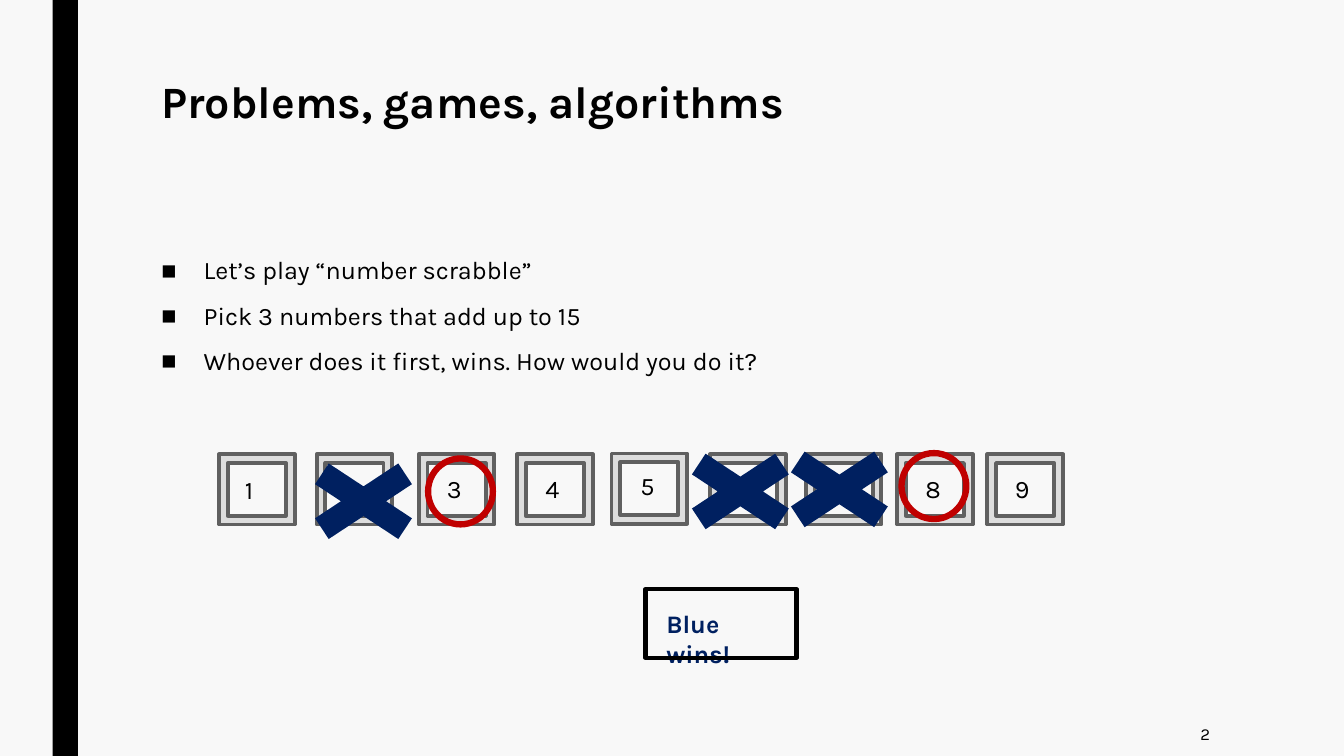
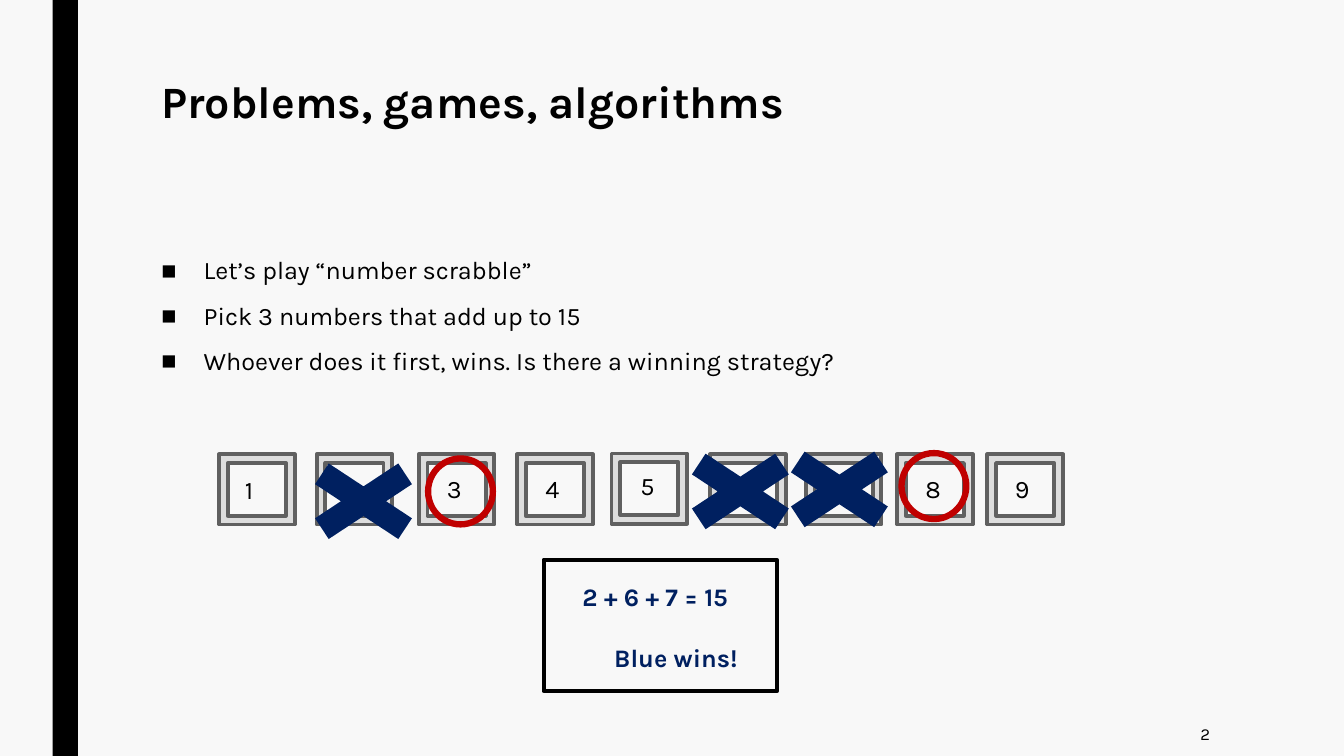
Before and after one commit to jurtasun/presentations, a slide deck: slide 3 of 202306_LMS_Complexity/230619_LMS_Complexity.ppt. Drawn at 1344x756 pixels with LibreOffice and Linux fonts; fonts in the diff are those of the drawing. Boxes give left, top, right and bottom in pixels: in the first picture for what was removed or moved away, otherwise in the second. Text is boxed around its words. In the diff, an @@ line names an element or a change of style, - is before the commit and + after.

```diff
--- a/202306_LMS_Complexity/230619_LMS_Complexity.ppt
+++ b/202306_LMS_Complexity/230619_LMS_Complexity.ppt
@@ text at [204, 352, 834, 376]: text changed @@
-■ Whoever does it first, wins. How would you do it?
+■ Whoever does it first, wins. Is there a winning strategy?
@@ rectangle: place and size @@
-rectangle at [645, 589, 797, 657]
+rectangle at [543, 560, 776, 691]
@@ text "2 + 6 + 7 ...": place and size @@
-text "2 + 6 + 7 ..." at [666, 615, 730, 664]
+text "2 + 6 + 7 ..." at [582, 589, 738, 668]
@@ text at [582, 589, 728, 607]: paragraph added @@
+2 + 6 + 7 = 15
```
Also in this commit, not shown: 9 other slides changed.
